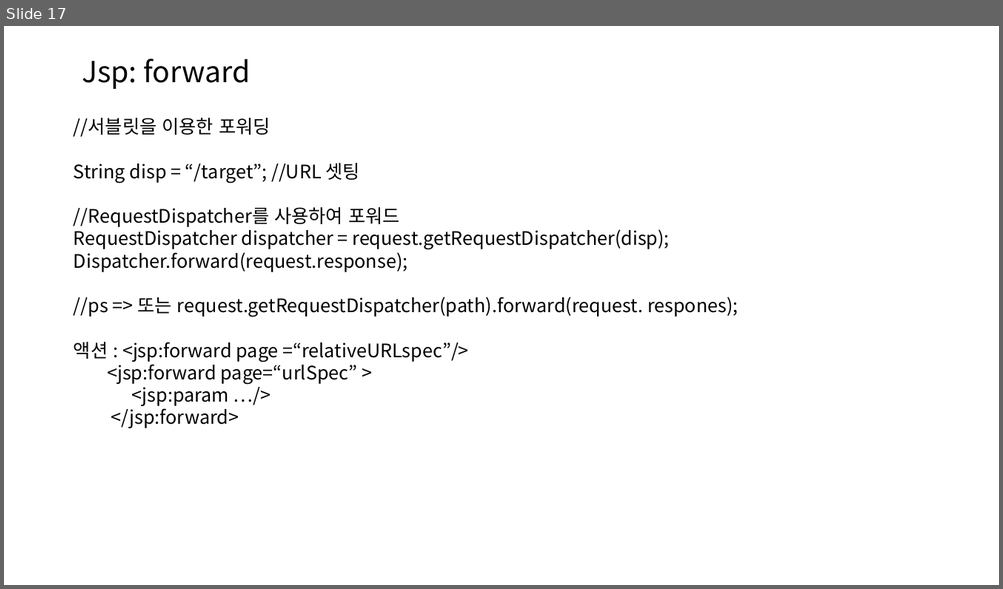
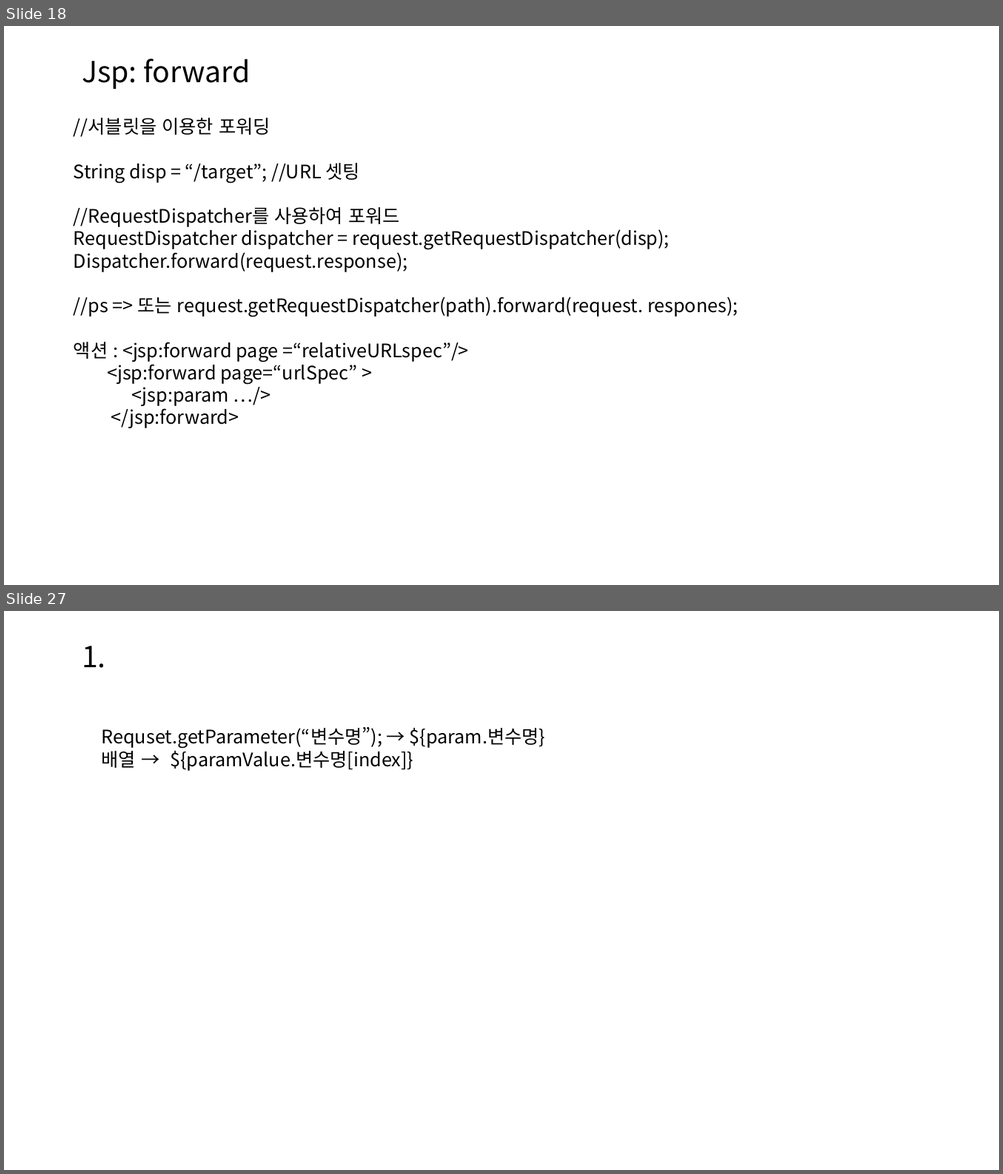
Before and after one commit to ChaeKyungChul/Document.File, a slide deck: 문서/자바/2024-03-06 java.pptx. Shown one above the other, each under a label of ours: slide 17 before the commit, slides 18 and 27 after it; the slides between them are not shown. The pictures are 1003x589 and 1003x1174 pixels, drawn with LibreOffice and Linux fonts; fonts in the diff are those of the drawing. Boxes give left, top, right and bottom in pixels: in the first picture for what was removed or moved away, otherwise in the second. Text is boxed around its words. In the diff, an @@ line names an element or a change of style, - is before the commit and + after.

```diff
--- a/문서/자바/2024-03-06 java.pptx
+++ b/문서/자바/2024-03-06 java.pptx
@@ slide 27 added at bbox=[4, 611, 999, 1170], background #FFFFFF @@
@@ text added at bbox=[82, 646, 106, 668], 28 pt, text #000000 @@
+1.
@@ text added at bbox=[102, 727, 546, 771], 18 pt, text #000000 @@
+Requset.getParameter(“변수명”); → ${param.변수명}
+배열 → ${paramValue.변수명[index]}
@@ what was slide 17 is now slide 18 @@
```
Also in this commit, not shown: 11 other slides added, 2 slides removed, 20 other files.
